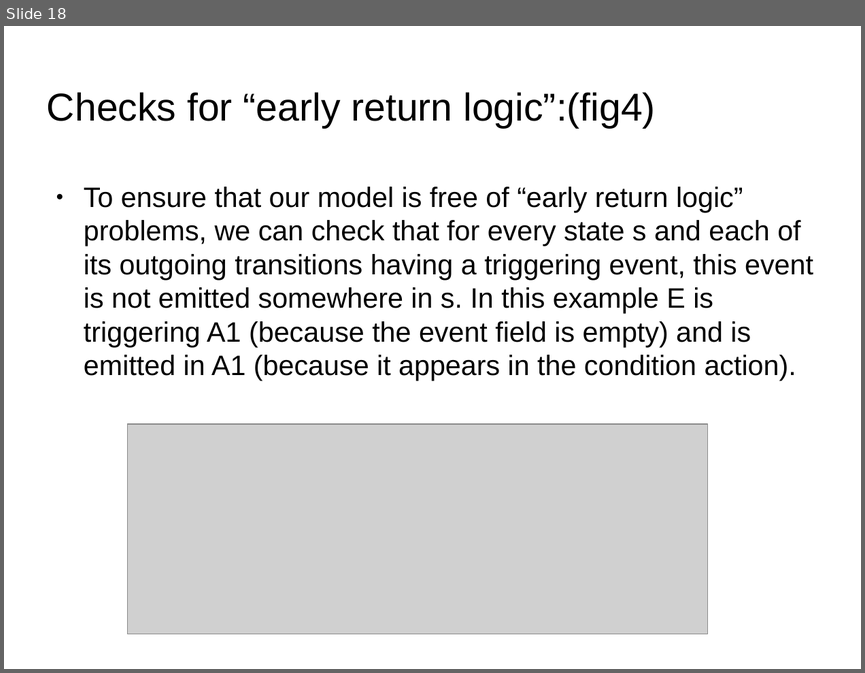
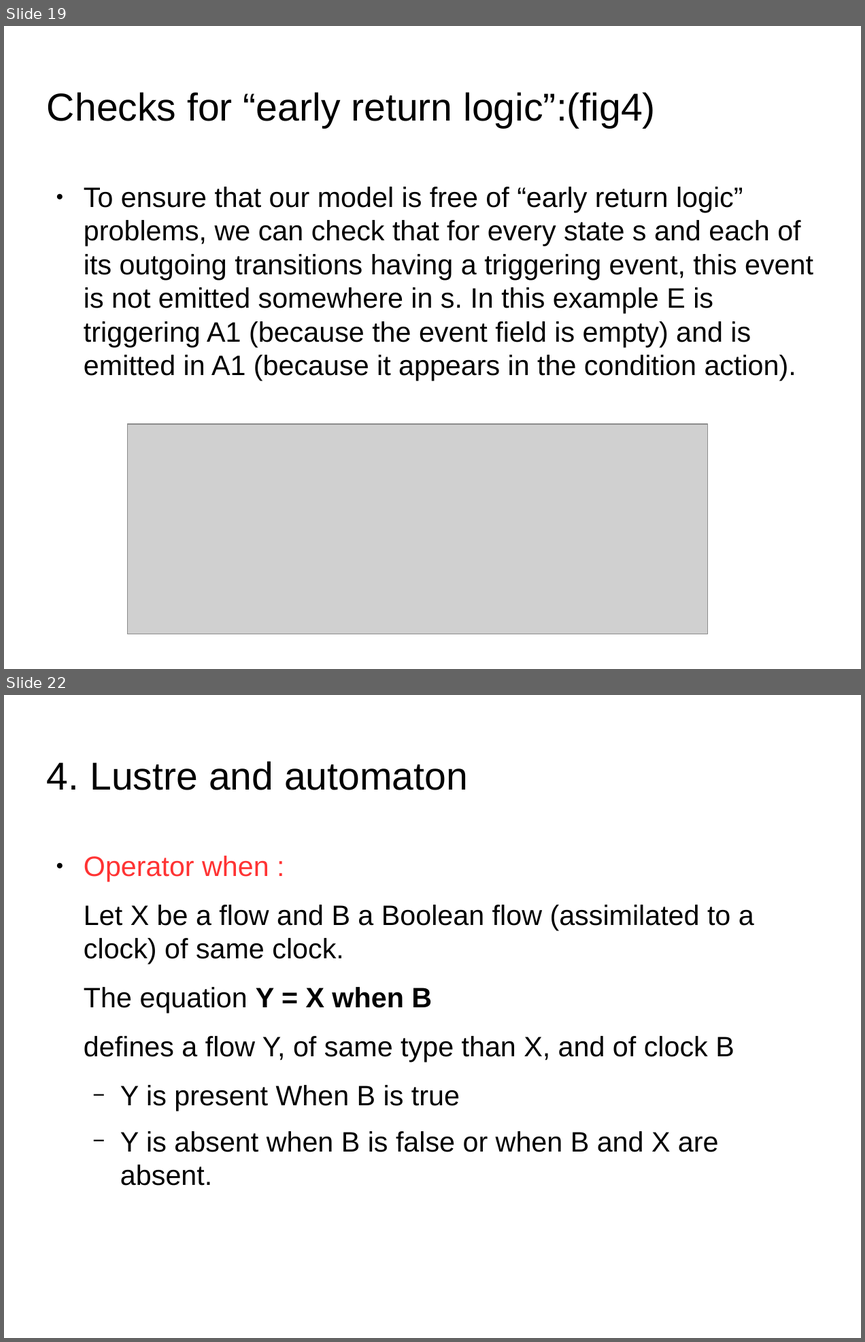
Before and after one commit to hbourbouh/stateflow2Lustre-automaton, a slide deck: reports/presentation_Verimag.odp. Shown one above the other, each under a label of ours: slide 18 before the commit, slides 19 and 22 after it; the slides between them are not shown. The pictures are 865x673 and 865x1342 pixels, drawn with LibreOffice and Linux fonts; fonts in the diff are those of the drawing; grey boxes stand for pictures; background and template pictures are left out. Boxes give left, top, right and bottom in pixels: in the first picture for what was removed or moved away, otherwise in the second. Text is boxed around its words. In the diff, an @@ line names an element or a change of style, - is before the commit and + after.

```diff
--- a/reports/presentation_Verimag.odp
+++ b/reports/presentation_Verimag.odp
@@ slide 22 added at (4, 695, 861, 1338), background picture (left out) @@
@@ title added at (47, 761, 468, 790), 36 pt, text #000000 @@
+4. Lustre and automaton
@@ text added at (84, 855, 754, 1185), 26 pt, text #000000 @@
+● Operator when :
+Let X be a flow and B a Boolean flow (assimilated to a clock) of same clock.
+The equation Y = X when B
+defines a flow Y, of same type than X, and of clock B
+  − Y is present When B is true
+  − Y is absent when B is false or when B and X are absent.
@@ what was slide 18 is now slide 19 @@
```
Also in this commit, not shown: 3 slides changed, 14 other slides added, 4 slides removed, 10 other files.
